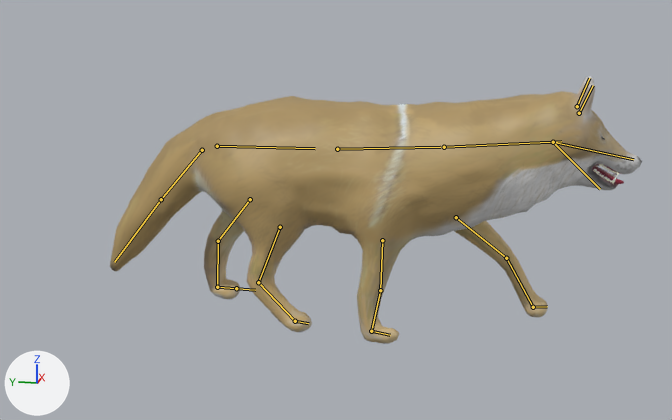
The FBX model Assets/Models/wolf.fbx: old version first, new version second.
Camera for both pictures: a 50 mm camera at (-3.95, -0.65, 1.54) aimed at (0.07, 0.16, 0.53). The axes (+X, +Y, +Z) are drawn at lower left. The lights are the same throughout. The first picture is the older version. The bones that change, and the others that lie on the model, are drawn over the model as lines.

In view in the first picture: 'tong_ret'.
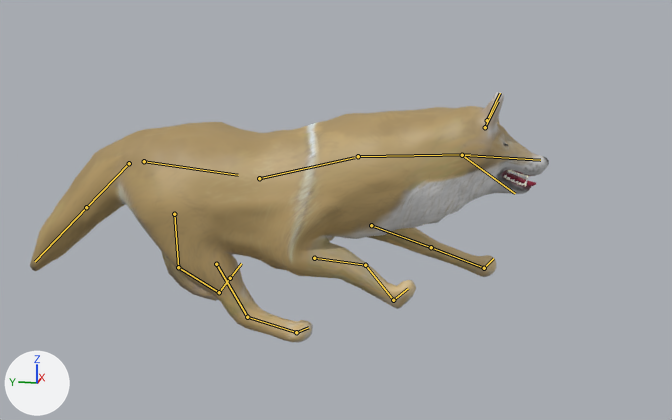
The newer file adds an action. The first version stands in its rest pose; the second is drawn at frame 9 of the action 'Armature|Stunned'.

The edits, one by one:
Bone 'body-low' (bone_body_low) moves from (0.0, 0.0, 0.0) to (0.007, -0.359, -0.081).
Bone 'body-low' (bone_body_low) turns from (0, 0, 0) to (-6, 0, 0) degrees about its own x, y and z.
Bone 'body-mid' (bone_body_mid) turns from (0, 0, 0) to (18, 1, -1) degrees about its own x, y and z.
Bone 'body-up' (bone_body_up) turns from (0, 0, 0) to (-13, -1, 1) degrees about its own x, y and z.
Bone 'head' (bone_head) turns from (0, 0, 0) to (11, 1, -1) degrees about its own x, y and z.
Bone 'leg-front-up.L' (bone_leg_front_up_l) turns from (0, 0, 0) to (21, -2, -2) degrees about its own x, y and z.
Bone 'leg-front-mid.L' (bone_leg_front_mid_l) turns from (0, 0, 0) to (22, 0, 2) degrees about its own x, y and z.
Bone 'body-up.001' (bone_body_up_001) turns from (0, 0, 0) to (11, 0, 0) degrees about its own x, y and z.
Bone 'leg-back-up.R' (bone_leg_back_up_r) turns from (0, 0, 0) to (39, 2, 3) degrees about its own x, y and z.
Bone 'leg-back-mid.R' (bone_leg_back_mid_r) turns from (0, 0, 0) to (-17, 0, 1) degrees about its own x, y and z.
Bone 'leg-front-up.R' (bone_leg_front_up_r) turns from (0, 0, 0) to (75, -1, -2) degrees about its own x, y and z.
Bone 'leg-front-mid.R' (bone_leg_front_mid_r) turns from (0, 0, 0) to (-36, 0, 0) degrees about its own x, y and z.
Bone 'leg-back-up.L' (bone_leg_back_up_l) turns from (0, 0, 0) to (46, 0, 1) degrees about its own x, y and z.
Bone 'leg-back-mid.L' (bone_leg_back_mid_l) turns from (0, 0, 0) to (24, 0, 0) degrees about its own x, y and z.
Bone 'leg-back-low.L' (bone_leg_back_low_l) turns from (0, 0, 0) to (-10, 0, 0) degrees about its own x, y and z.

Changed parts and their boxes (x1, y1, x2, y2) in the pictures (672 x 420 px):
'tong_ret', posed: before (110, 77, 642, 344); after (30, 92, 549, 343)
bone 'body-low', root to tip: before (217, 146) to (315, 148); after (144, 161) to (238, 175)
bone 'body-mid', root to tip: before (337, 149) to (440, 147); after (259, 178) to (354, 157)
bone 'body-up', root to tip: before (444, 147) to (561, 141); after (358, 156) to (470, 154)
bone 'head', root to tip: before (553, 142) to (633, 159); after (462, 155) to (540, 160)
bone 'leg-front-up.L', root to tip: before (456, 217) to (506, 258); after (371, 225) to (431, 247)
bone 'leg-front-mid.L', root to tip: before (506, 258) to (533, 307); after (431, 247) to (484, 268)
bone 'body-up.001', root to tip: before (553, 142) to (600, 189); after (462, 155) to (515, 193)
bone 'leg-back-up.R', root to tip: before (280, 227) to (258, 282); after (216, 264) to (247, 317)
bone 'leg-back-mid.R', root to tip: before (258, 282) to (295, 321); after (247, 317) to (296, 332)
bone 'leg-front-up.R', root to tip: before (382, 240) to (380, 290); after (314, 258) to (365, 265)
bone 'leg-front-mid.R', root to tip: before (380, 290) to (371, 331); after (365, 265) to (393, 300)
bone 'leg-back-up.L', root to tip: before (250, 199) to (218, 241); after (174, 214) to (178, 267)
bone 'leg-back-mid.L', root to tip: before (218, 241) to (217, 287); after (178, 267) to (219, 292)
bone 'leg-back-low.L', root to tip: before (217, 287) to (236, 288); after (219, 292) to (230, 278)
